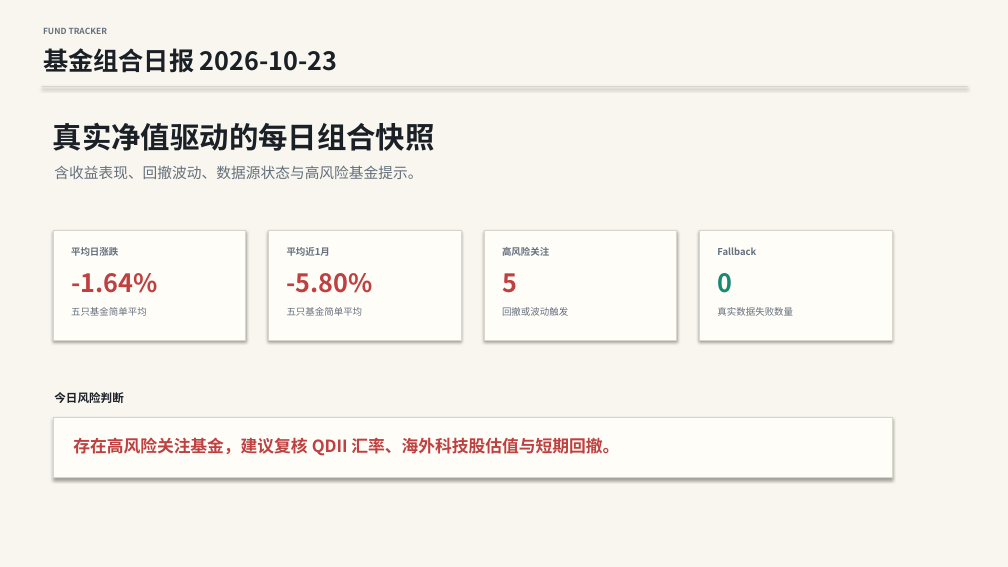
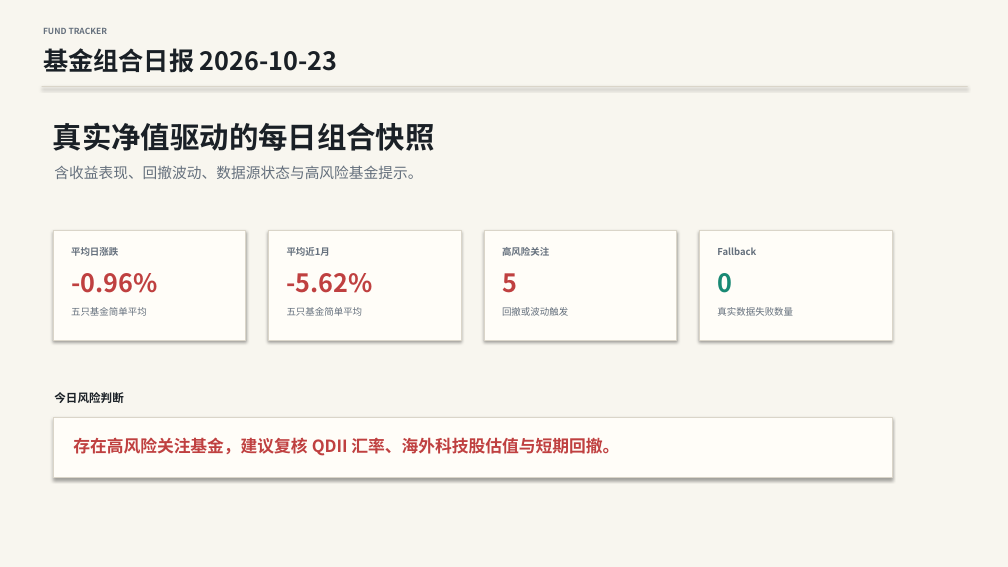
Before and after one commit to DrOrhto/fund-tracker, a slide deck: slide 1 of reports/2026-10-23.pptx. Drawn at 1008x567 pixels with LibreOffice and Linux fonts; fonts in the diff are those of the drawing. Boxes give left, top, right and bottom in pixels: in the first picture for what was removed or moved away, otherwise in the second. Text is boxed around its words. In the diff, an @@ line names an element or a change of style, - is before the commit and + after.

```diff
--- a/reports/2026-10-23.pptx
+++ b/reports/2026-10-23.pptx
@@ text at [71,273,157,293]: text changed @@
--1.64%
+-0.96%
@@ text at [287,273,373,293]: text changed @@
--5.80%
+-5.62%
```
Also in this commit, not shown: 3 other slides changed, 1 other file.
